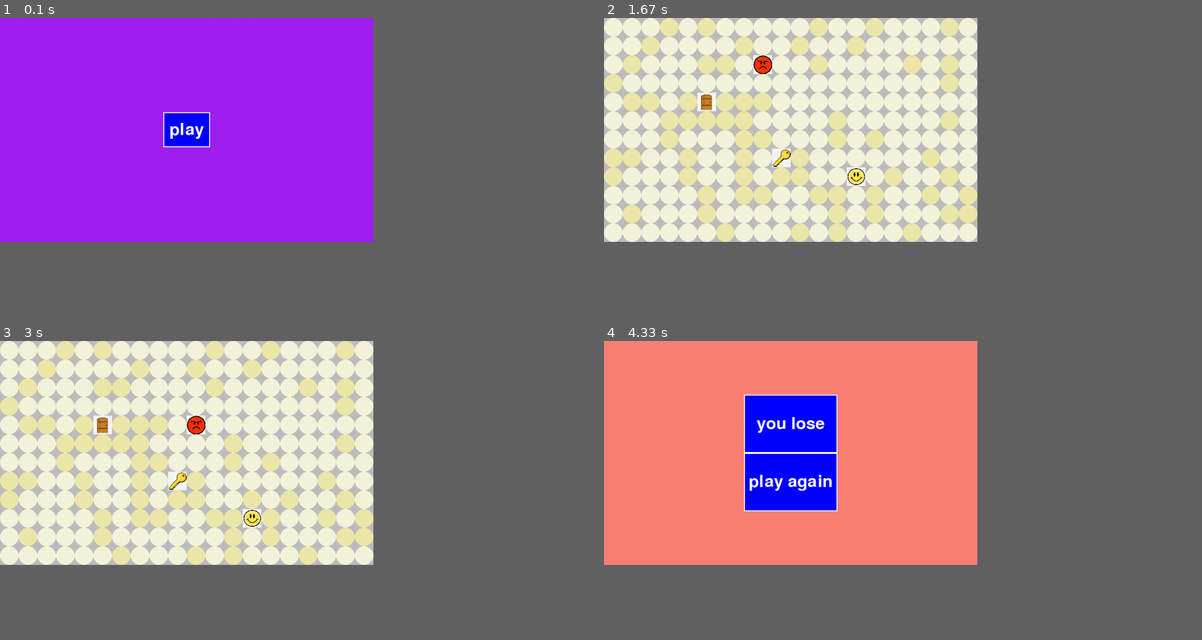
Above: before the commit, frames 1-4 (two rows, left to right).
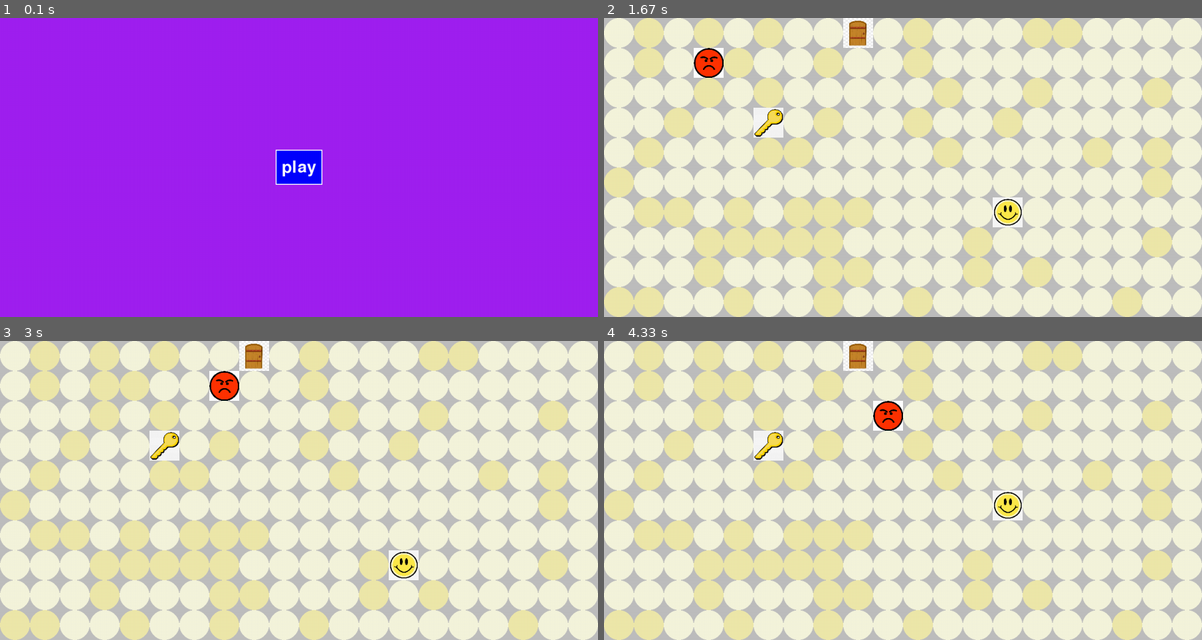
Above: after the commit, the same moments.

Repository: Jaxsbr/pygame_cant_catch_me
Game: pygame game, started from main.py
The game is run twice, just before and just after one commit, with the same random seed, the same clock (stepped at 60 frames per second) and the same inputs.
Inputs (mouse positions are in pixels of both pictures, inside the frame that each line leads up to):
- Up to frame 1 (0.1 s): no input
- Up to frame 2 (1.67 s): click "play" at 0.38 s; hold Right 0.67-1.13 s; move the mouse to (879, 179) at 0.7 s; hold Up 1.17-1.47 s; hold Right from 1.5 s (still down)
- Up to frame 3 (3 s): release Right at 1.97 s; hold Left 2-2.53 s; hold Down 2.57-2.87 s; hold Left from 2.9 s (still down)
- Up to frame 4 (4.33 s): release Left at 3.3 s; hold Up 3.33-3.7 s; hold Right from 3.73 s (still down)
In our replay, the window is 562x337 before the commit and 900x450 after it. These sizes can differ from the game's own. Grey fills any space a smaller window leaves; there, only what the larger window draws over its background counts as a difference.

The runs differ from the first frame. In frame 1, 1.9% of the frame differs, in the area x 27-54%, y 31-56%; in frame 2, 70%; in frame 3, 70%; in frame 4, 88%, in the area x 0-100%, y 0-100%.

Commit message:
resolution

Diff:
--- a/main.py
+++ b/main.py
@@ -11,7 +11,7 @@
     def __init__(self) -> None:
         pygame.init()
         self.dt = 0
-        self.bounds = pygame.Rect(0, 0, 800, 480)
+        self.bounds = pygame.Rect(0, 0, 1280, 640)
         self.current_state = GameState.MENU
         self.state_objects = {
             GameState.MENU: Menu(self.bounds),
--- a/tile_manager.py
+++ b/tile_manager.py
@@ -6,10 +6,10 @@
 
 class TileManager:
 
-    tile_width = 40
-    tile_height = 40
+    tile_width = 64
+    tile_height = 64
     column_count = 20
-    row_count = 12
+    row_count = 10
     tile_width_offset = tile_width / 2
     tile_height_offset = tile_height / 2
     tile_circle_radius = min(tile_width, tile_height) / 2
